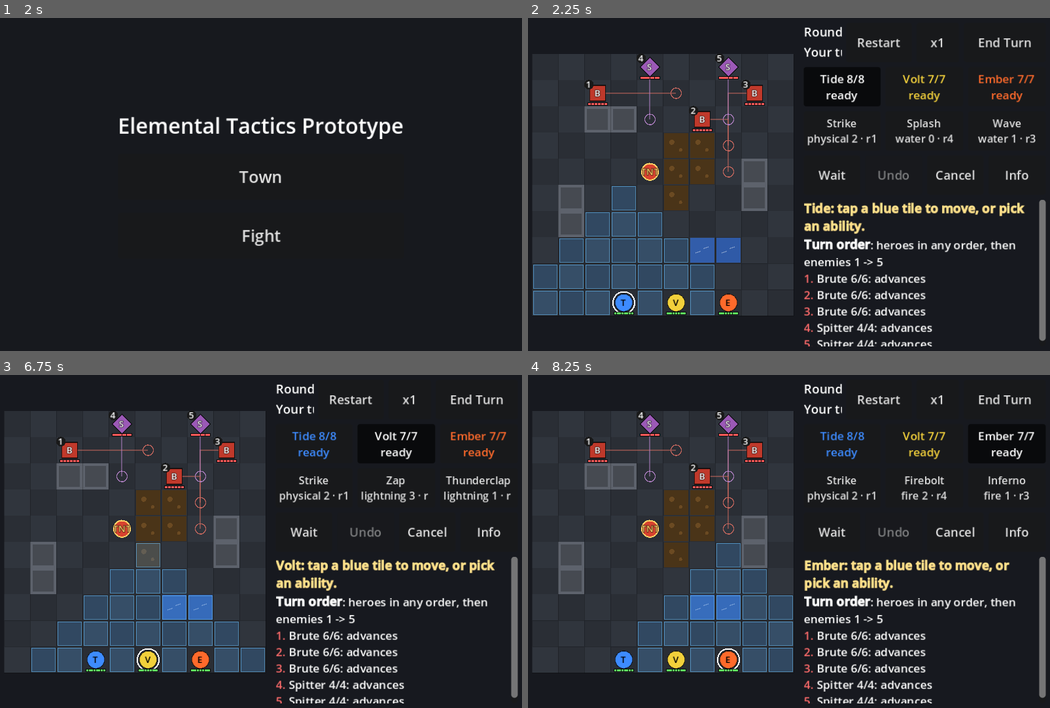
Above: before the commit, frames 1-4 (two rows, left to right).
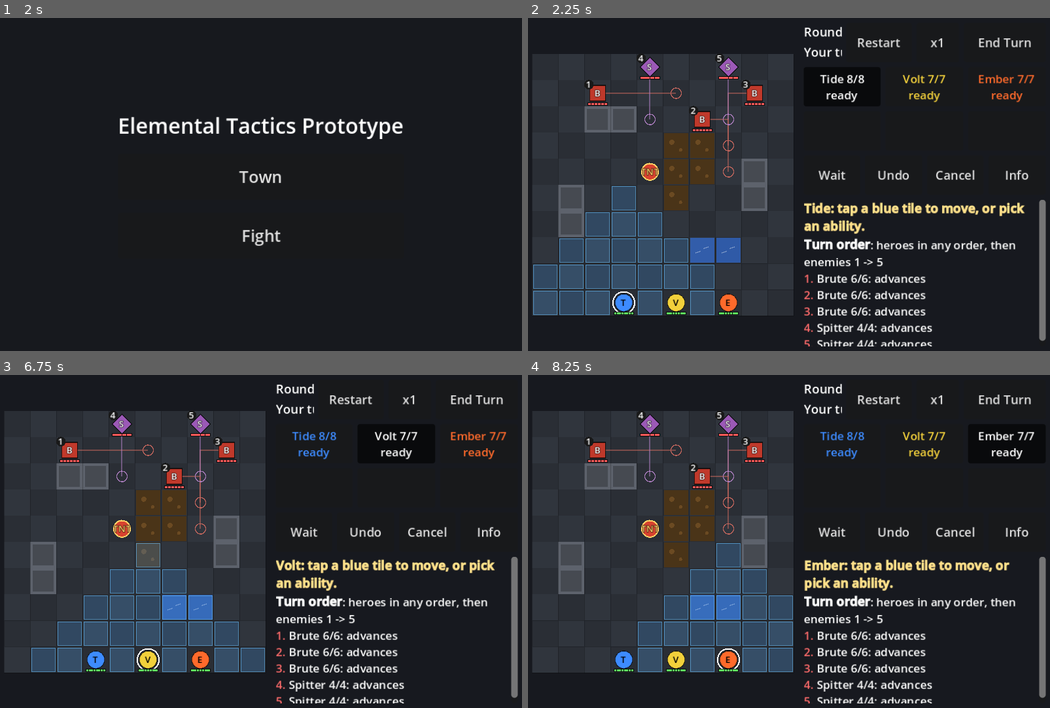
Above: after the commit, the same moments.

Repository: MaxxieDivine/elemental-tactics-prototype
Game: Godot game, scene res://scenes/app.tscn
The game is run twice, just before and just after one commit, with the same random seed, the same clock (stepped at 60 frames per second) and the same inputs.
Inputs:
- Up to frame 1 (2 s): click "Town" at 0.5 s; click "Menu" at 1.25 s
- Up to frame 2 (2.25 s): click "Fight" at 2 s
- Up to frame 3 (6.75 s): click "Restart" at 2.75 s; click "Restart" at 3.5 s; click "Restart" at 4.25 s; click "Tide 8/8 ready" at 5 s; click "Tide 8/8 ready" at 5.75 s; click "Volt 7/7 ready" at 6.5 s
- Up to frame 4 (8.25 s): click "Volt 7/7 ready" at 7.25 s; click "Ember 7/7 ready" at 8 s

Frame 1 is identical in both runs. In frame 2, 0.7% of the frame differs, in the area x 53-98%, y 30-49%; in frame 3, 0.9%; in frame 4, 0.7%.
Error after the commit: Invalid call. Nonexistent function 'show_ability_owner' in base 'CanvasLayer (hud.gd)'. (res://scripts/view/main.gd:530)

Commit message:
Hide raw tile debug text unless settings.json enables it
'Tile 5,6: floor' style text needs debug_tile_text; players still see
terrain, surface and unit details for a tapped tile.

Co-Authored-By: Claude Opus 5.5 <noreply@anthropic.com>
Claude-Session: https://claude.ai/code/session_01VxTDCkSV5M7V4Kxueh4sGt

Diff:
--- /dev/null
+++ b/data/settings.json
@@ -0,0 +1,4 @@
+{
+  "_comment": "Developer switches. debug_tile_text: show raw tile text such as 'Tile 5,6: floor' (coordinates, plain floor) in the fight's info panel. Off for players.",
+  "debug_tile_text": false
+}
--- a/scripts/core/game_data.gd
+++ b/scripts/core/game_data.gd
@@ -16,6 +16,11 @@
 		assert(parsed != null, "Invalid JSON in " + path)
 		_cache[file_name] = parsed
 	return _cache[file_name]
+
+
+## A value from data/settings.json (developer switches), or `fallback`.
+static func setting(key: String, fallback: Variant = null) -> Variant:
+	return get_json("settings").get(key, fallback)
 
 
 static func ability(id: String) -> Dictionary:
--- a/scripts/view/main.gd
+++ b/scripts/view/main.gd
@@ -469,18 +469,28 @@
 
 
 func _describe_tile(c: Vector2i) -> String:
+	return describe_tile(state, c, bool(GameData.setting("debug_tile_text", false)))
+
+
+## Details for a tapped tile. Players see only what matters (terrain, surface,
+## unit); raw text such as "Tile 5,6: floor" needs the debug_tile_text setting.
+static func describe_tile(st, c: Vector2i, debug: bool) -> String:
 	var bits: Array = []
-	match state.get_terrain(c):
+	match st.get_terrain(c):
 		BattleState.Terrain.WALL: bits.append("Wall: blocks movement and sight")
 		BattleState.Terrain.BARREL: bits.append("Explosive barrel: any hit, fire or lightning sets off a 3x3 blast")
-	match state.get_surface(c):
+	match st.get_surface(c):
 		BattleState.Surface.WATER: bits.append("Water: conducts lightning, fire turns it to steam")
 		BattleState.Surface.OIL: bits.append("Oil: fire ignites the whole patch")
-		BattleState.Surface.STEAM: bits.append("Steam: blocks sight, fades in %d" % state.steam_timer[state.idx(c)])
-	var u = state.unit_at(c)
+		BattleState.Surface.STEAM: bits.append("Steam: blocks sight, fades in %d" % st.steam_timer[st.idx(c)])
+	var u = st.unit_at(c)
 	if u != null:
 		bits.append("%s %d/%d hp%s" % [u.name, u.hp, u.max_hp, ", burning" if u.burning > 0 else ""])
-	return "[color=#aab]Tile %d,%d: %s[/color]" % [c.x, c.y, "; ".join(bits) if not bits.is_empty() else "floor"]
+	if debug:
+		return "[color=#aab]Tile %d,%d: %s[/color]" % [c.x, c.y, "; ".join(bits) if not bits.is_empty() else "floor"]
+	if bits.is_empty():
+		return ""
+	return "[color=#aab]%s[/color]" % "; ".join(bits)
 
 
 func _turn_order() -> String:
@@ -513,6 +523,12 @@
 		b.disabled = not h.alive or not can
 		b.add_theme_color_override("font_color", Color(GameData.hero(h.type_id)["color"]))
 		b.add_theme_color_override("font_pressed_color", Color.WHITE)
+	var sel_slot := -1
+	for i in heroes.size():
+		if heroes[i].id == selected_id:
+			sel_slot = i
+	hud.show_ability_owner(u.name if u != null else "", Color(GameData.hero(u.type_id)["color"]) if u != null else Color.GRAY,
+		sel_slot, heroes.map(func(h): return Color(GameData.hero(h.type_id)["color"])))
 	for i in 3:
 		var b: Button = hud.ability_btns[i]
 		if u == null:
